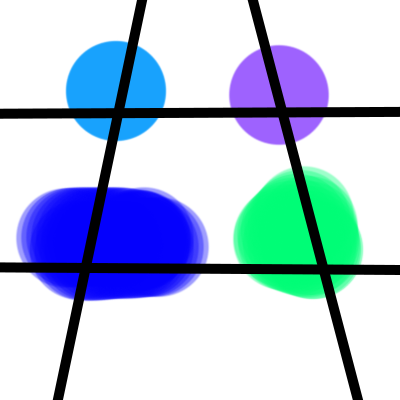
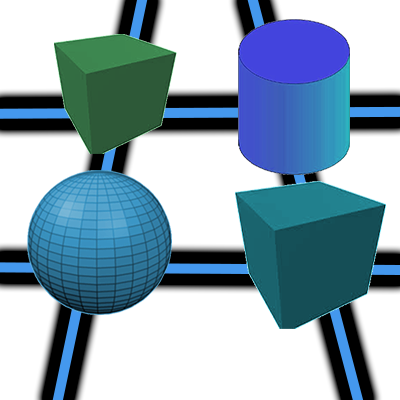
Before/after of a 400px x 400px layered artwork. What changed in the layer stack:
added layer "FPte5" in group "Group 6" over left=27, top=170, right=172, bottom=315
added layer "images (81) copy" in group "Group 6" over left=54, top=34, right=177, bottom=154
added layer "images (81)" in group "Group 6" over left=235, top=181, right=386, bottom=329
added layer "how-to-develop-a-cylinder" in group "Group 6" over left=238, top=19, right=350, bottom=175
added layer "Color Fill 1" in group "Group 6" over left=0, top=0, right=400, bottom=400
hid "Layer 8" over left=14, top=39, right=365, bottom=303
